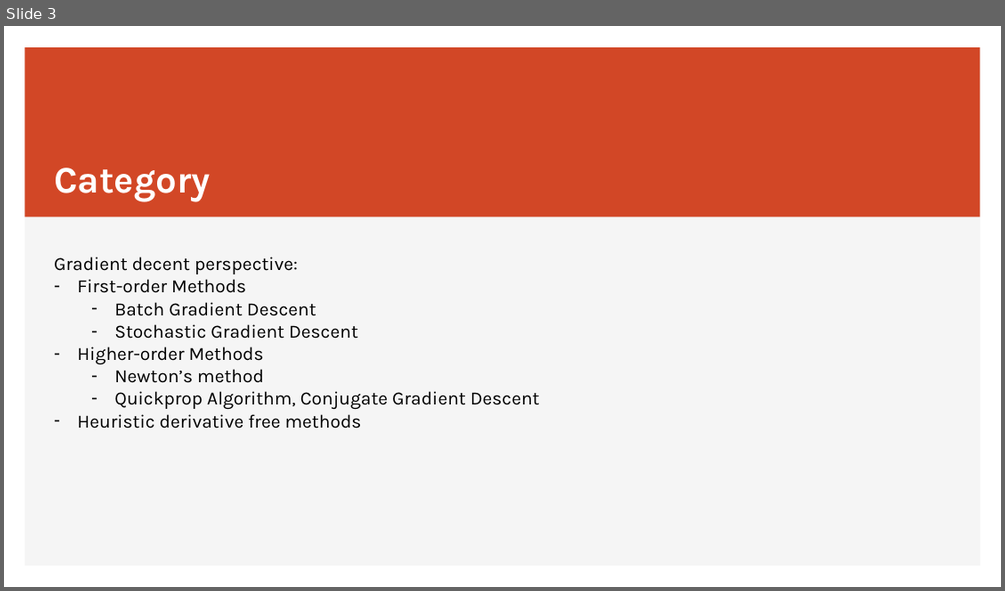
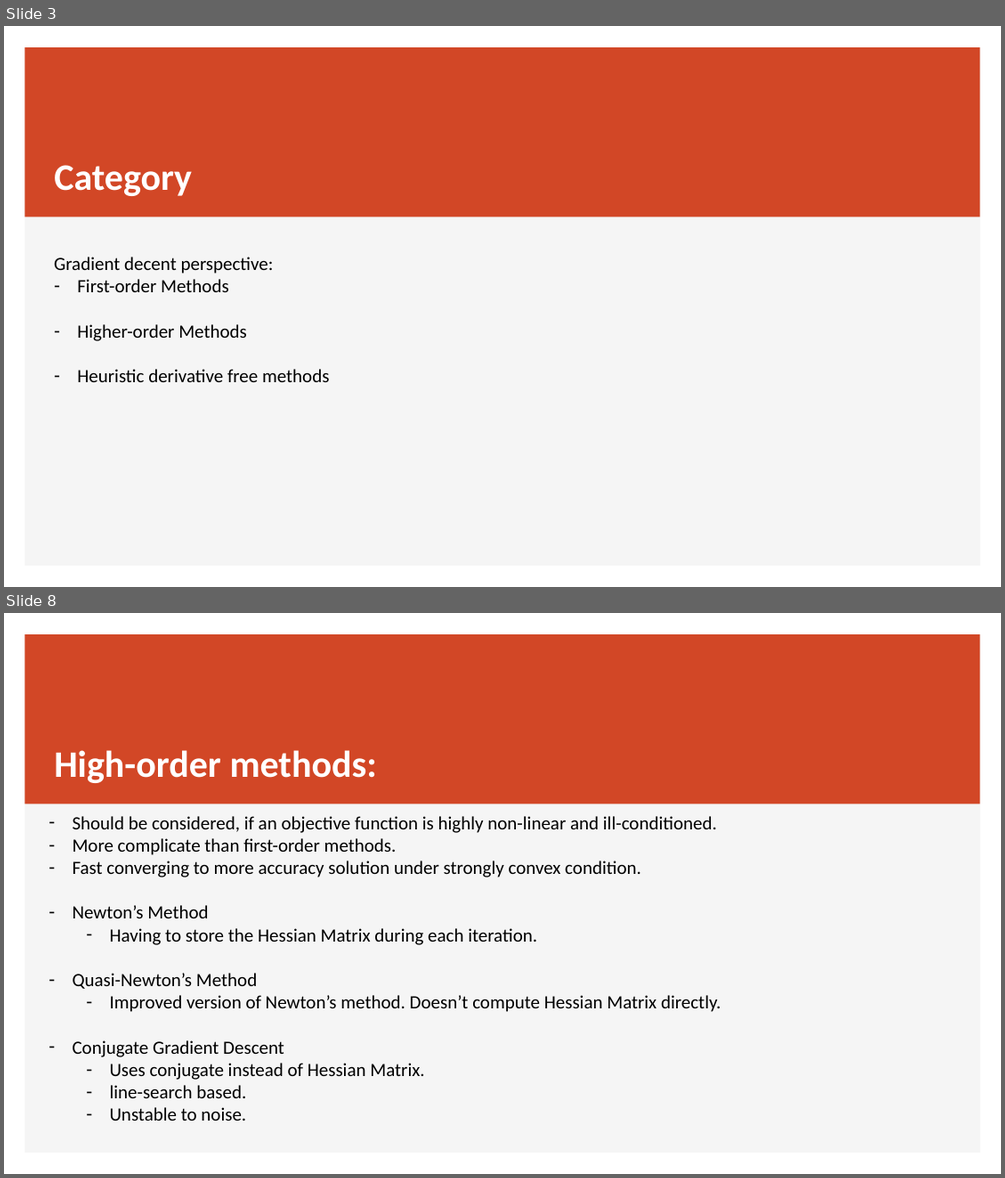
Before and after one commit to JiadaoZ22/Writings, a slide deck: IUPUI/ECE662/submission1_optimization.pptx. Shown one above the other, each under a label of ours: slide 3 before the commit, slides 3 and 8 after it; the slides between them are not shown. The pictures are 1005x591 and 1005x1178 pixels, drawn with LibreOffice and Linux fonts; fonts in the diff are those of the drawing. Boxes give left, top, right and bottom in pixels: in the first picture for what was removed or moved away, otherwise in the second. Text is boxed around its words. In the diff, an @@ line names an element or a change of style, - is before the commit and + after.

```diff
--- a/IUPUI/ECE662/submission1_optimization.pptx
+++ b/IUPUI/ECE662/submission1_optimization.pptx
@@ slide 8 added at [4, 613, 1001, 1174], background #FFFFFF; not listed: 2 template elements that a slide beside it also shows @@
@@ title added at [54, 750, 377, 783], 36 pt, text #FFFFFF, bold @@
+High-order methods:
@@ text added at [73, 816, 720, 1120], 18 pt, text #000000 @@
+– Should be considered, if an objective function is highly non-linear and ill-conditioned.
+– More complicate than first-order methods.
+– Fast converging to more accuracy solution under strongly convex condition.
+– Newton’s Method
+  – Having to store the Hessian Matrix during each iteration.
+– Quasi-Newton’s Method
+  – Improved version of Newton’s method. Doesn’t compute Hessian Matrix directly.
+– Conjugate Gradient Descent
+  – Uses conjugate instead of Hessian Matrix.
+  – line-search based.
+  – Unstable to noise.
@@ slide 3 changed as well @@
@@ title "Category" at [54, 165, 192, 196]: font Karla to Calibri; line spacing 1 to 0.9; vertical alignment bottom to middle @@
@@ text "Gradient decent perspective:" at [54, 257, 329, 382]: font Karla to Calibri @@
@@ text at [114, 302, 358, 338]: paragraphs removed @@
-  – Batch Gradient Descent
-  – Stochastic Gradient Descent
@@ text at [114, 369, 540, 409]: paragraphs removed @@
-  – Newton’s method
-  – Quickprop Algorithm, Conjugate Gradient Descent
```
Also in this commit, not shown: 3 other slides changed, 7 other slides added, 4 slides removed.
